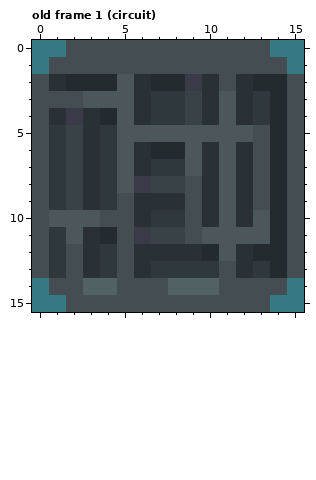
Two versions of one pixel-art file, public/assets/graphics/snek-boss-components.ase. Above: the version before the commit.
16x16 pixels, 6 frames. Colours within 5 levels of each other are drawn and written as one. Shown: old frame 1 (circuit). The commit also changed other frames, which this record leaves out.
And afterwards:
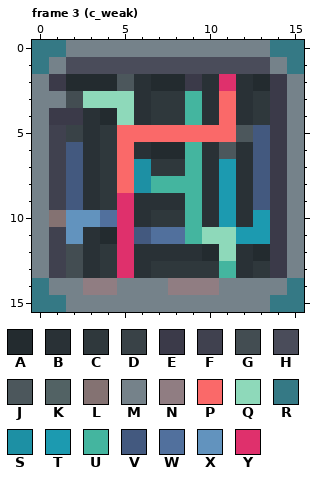
Palette (. is transparent): A #232b2f  B #293136  C #2f383c  D #394247  E #3b3a49  F #40414f  G #434d52  H #4a4c5a  J #4c575c  K #526264  L #847272  M #75828a  N #907d82  P #fa6969  Q #8ed9ba  R #357985  S #1d90a4  T #1c9ab0  U #44b59f  V #43597f  W #51709d  X #6293be  Y #df306c
A new or re-ordered frame is compared with the old frame closest to it.
Author's note on the commit: get boss scene working; add ISFX interface
Changes in this commit:
frames 6 -> 10
--- frame 3 (c_weak) is new; against old frame 1 (circuit), layer "Layer 1"
@@ x 0..15 @@
- 0 RRGGGGGGGGGGGGRR
- 1 RGGGGGGGGGGGGGGR
- 2 GBAAAJBAAEBGBAAG
- 3 GGGJJJBCCDBJBCAG
- 4 GBEBAJBCCDBJBCAG
- 5 GCDBCJJJJJJJJGAG
- 6 GCDBCJBAAJBJBGAG
- 7 GCDBCJBCCJBJBGAG
- 8 GCDBCJEDDGBJBGAG
- 9 GCDBCGBBBGBJBGAG
-10 GJJJGGBCCGBJBJAG
-11 GCJBAGEDDGJJJJAG
-12 GCGBCGBBBBAJBAAG
-13 GCGBCGBCCCCGBCAG
-14 RGGKKGGGKKKGGGGR
-15 RRGGGGGGGGGGGGRR
+ 0 RRMMMMMMMMMMMMRR
+ 1 RMHHHHHHHHHHHHMR
+ 2 MEAAAJBAAEBYBAEM
+ 3 MMGQQQBCCUBPBCEM
+ 4 MEEBAQBCCUBPBCEM
+ 5 MFDBCPPPPPPPJVEM
+ 6 MFVBCPBAAUBJBVEM
+ 7 MFVBCPSCCUBTBVEM
+ 8 MFVBCPSUUUBTBVEM
+ 9 MFVBCYBBBUBTBVEM
+10 MLXXWYBCCUBTBTEM
+11 MFXBAYVWWUQQTTEM
+12 MFGBCYBBBBAQBAEM
+13 MFGBCYBCCCCUBCEM
+14 RMMNNMMMNNNMMMMR
+15 RRMMMMMMMMMMMMRR
